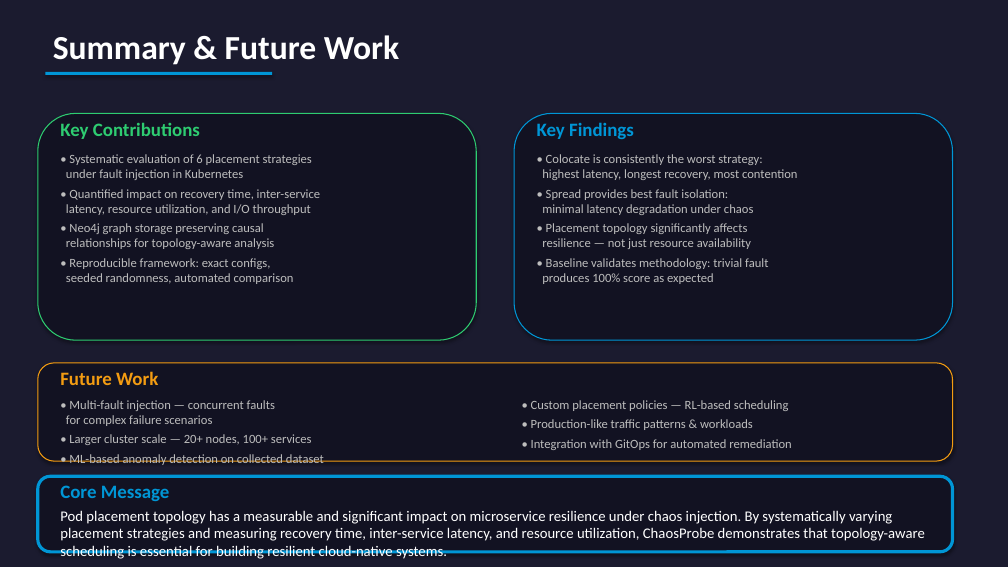
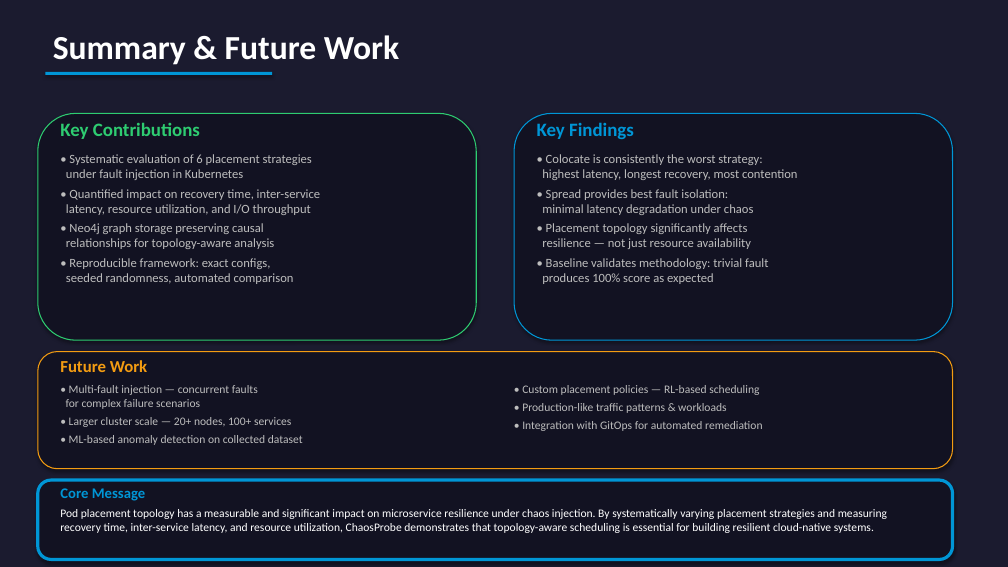
Before and after one commit to yhu02/uva-msc-thesis, a slide deck: slide 18 of ChaosProbe_Presentation.pptx. Drawn at 1008x567 pixels with LibreOffice and Linux fonts; fonts in the diff are those of the drawing. Boxes give left, top, right and bottom in pixels: in the first picture for what was removed or moved away, otherwise in the second. Text is boxed around its words. In the diff, an @@ line names an element or a change of style, - is before the commit and + after.

```diff
--- a/ChaosProbe_Presentation.pptx
+++ b/ChaosProbe_Presentation.pptx
@@ rounded rectangle: place and size @@
-rounded rectangle at bbox=[38, 363, 953, 461]
+rounded rectangle at bbox=[38, 352, 953, 469]
@@ text "Future Work": place and size @@
-text "Future Work" at bbox=[60, 371, 158, 385]
+text "Future Work" at bbox=[60, 360, 148, 372]
@@ text "Future Work" at bbox=[60, 360, 148, 372]: size 18 to 16 pt @@
@@ text "• Multi-fault injection — concurrent ..." at bbox=[66, 385, 303, 445]: size 12 to 11 pt @@
@@ text "• Multi-fault injection — concurrent ...": place and size @@
-text "• Multi-fault injection — concurrent ..." at bbox=[66, 400, 324, 465]
+text "• Multi-fault injection — concurrent ..." at bbox=[66, 385, 303, 445]
@@ text "• Custom placement policies — ...": place and size @@
-text "• Custom placement policies — ..." at bbox=[531, 400, 791, 450]
+text "• Custom placement policies — ..." at bbox=[522, 385, 762, 431]
@@ text "• Custom placement policies — ..." at bbox=[522, 385, 762, 431]: size 12 to 11 pt @@
@@ rounded rectangle: place and size @@
-rounded rectangle at bbox=[38, 476, 953, 552]
+rounded rectangle at bbox=[38, 480, 953, 560]
@@ text "Core Message" at bbox=[60, 488, 146, 501]: size 18 to 14 pt @@
@@ text "Pod placement topology has a ..." at bbox=[60, 509, 887, 533]: size 14 to 11 pt @@
```
Also in this commit, not shown: 3 other slides changed, 15 other files.
